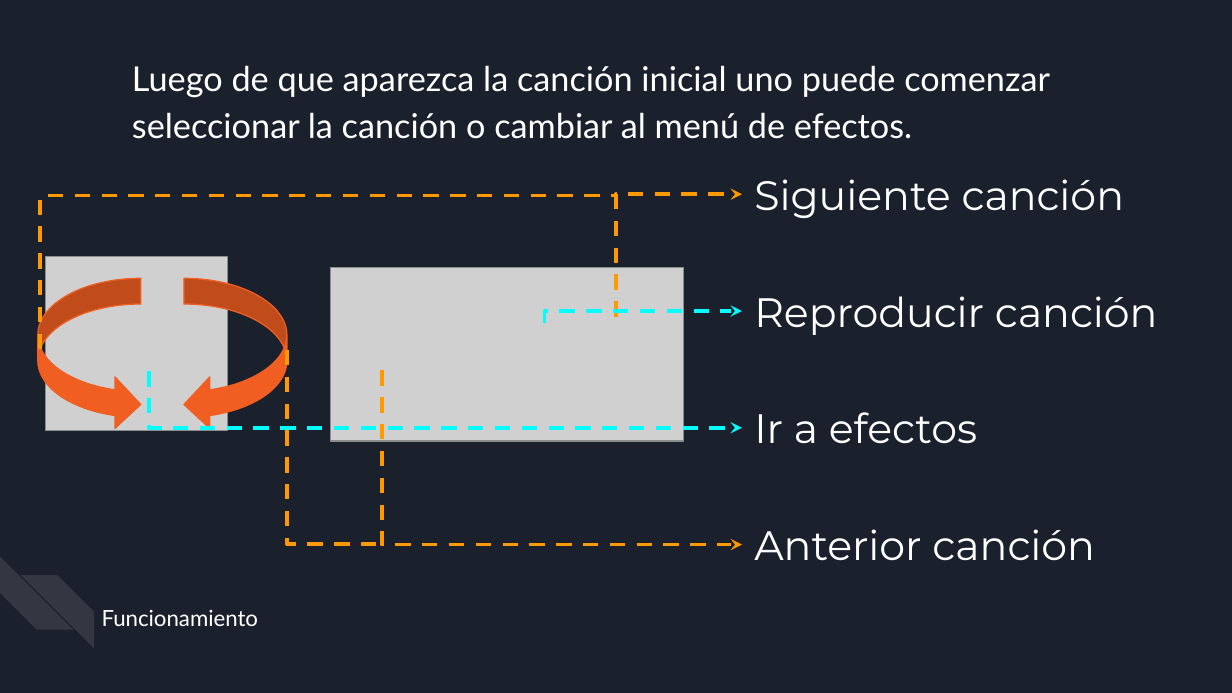
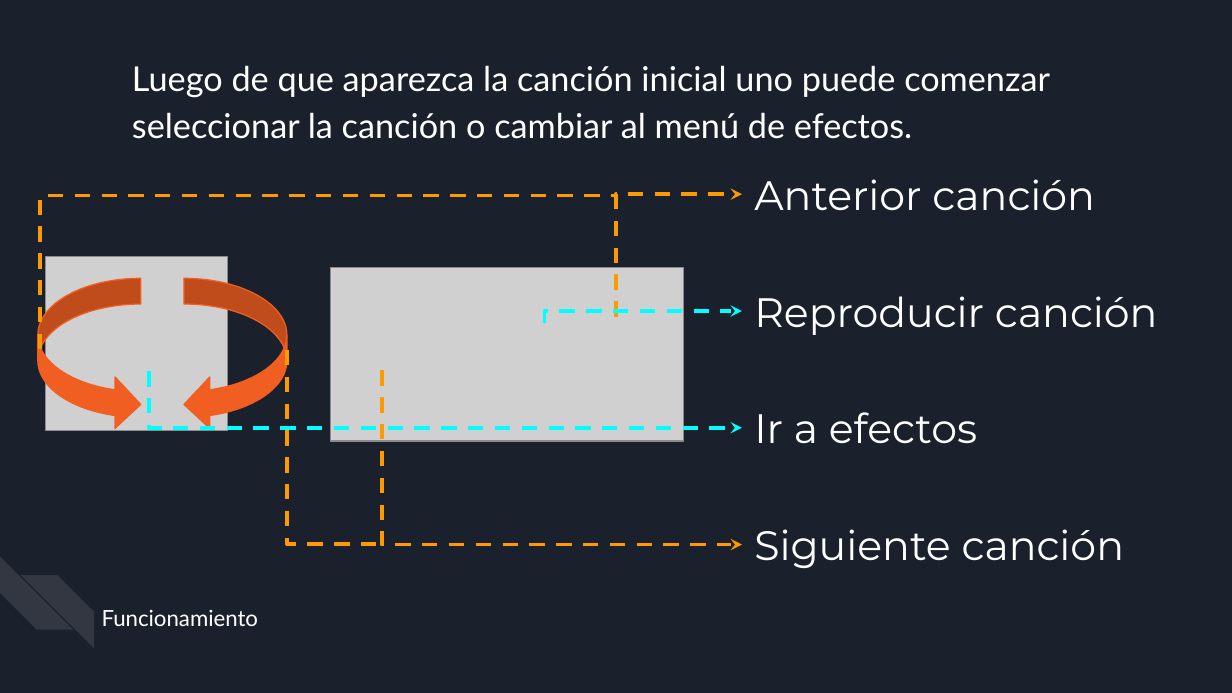
Before and after one commit to benjacarlos/Lab-Micros, a slide deck: slide 10 of TP-Final/TPF_MP3_Grupo5/docs/Final - Labo de Micros.pptx. Drawn at 1232x693 pixels with LibreOffice and Linux fonts; fonts in the diff are those of the drawing; grey boxes stand for pictures. Boxes give left, top, right and bottom in pixels: in the first picture for what was removed or moved away, otherwise in the second. Text is boxed around its words. In the diff, an @@ line names an element or a change of style, - is before the commit and + after.

```diff
--- a/TP-Final/TPF_MP3_Grupo5/docs/Final - Labo de Micros.pptx
+++ b/TP-Final/TPF_MP3_Grupo5/docs/Final - Labo de Micros.pptx
@@ title at [754,179,1095,211]: text changed @@
-Siguiente canción
+Anterior canción
@@ title at [754,529,1125,568]: text changed @@
-Anterior canción
+Siguiente canción
```
Also in this commit, not shown: 3 other slides changed, 1 other file.
